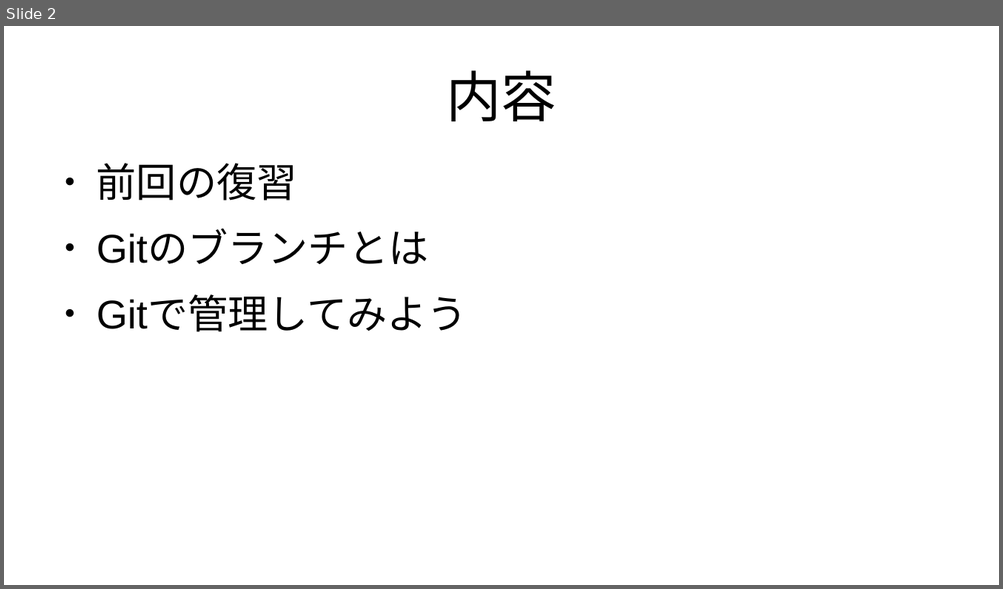
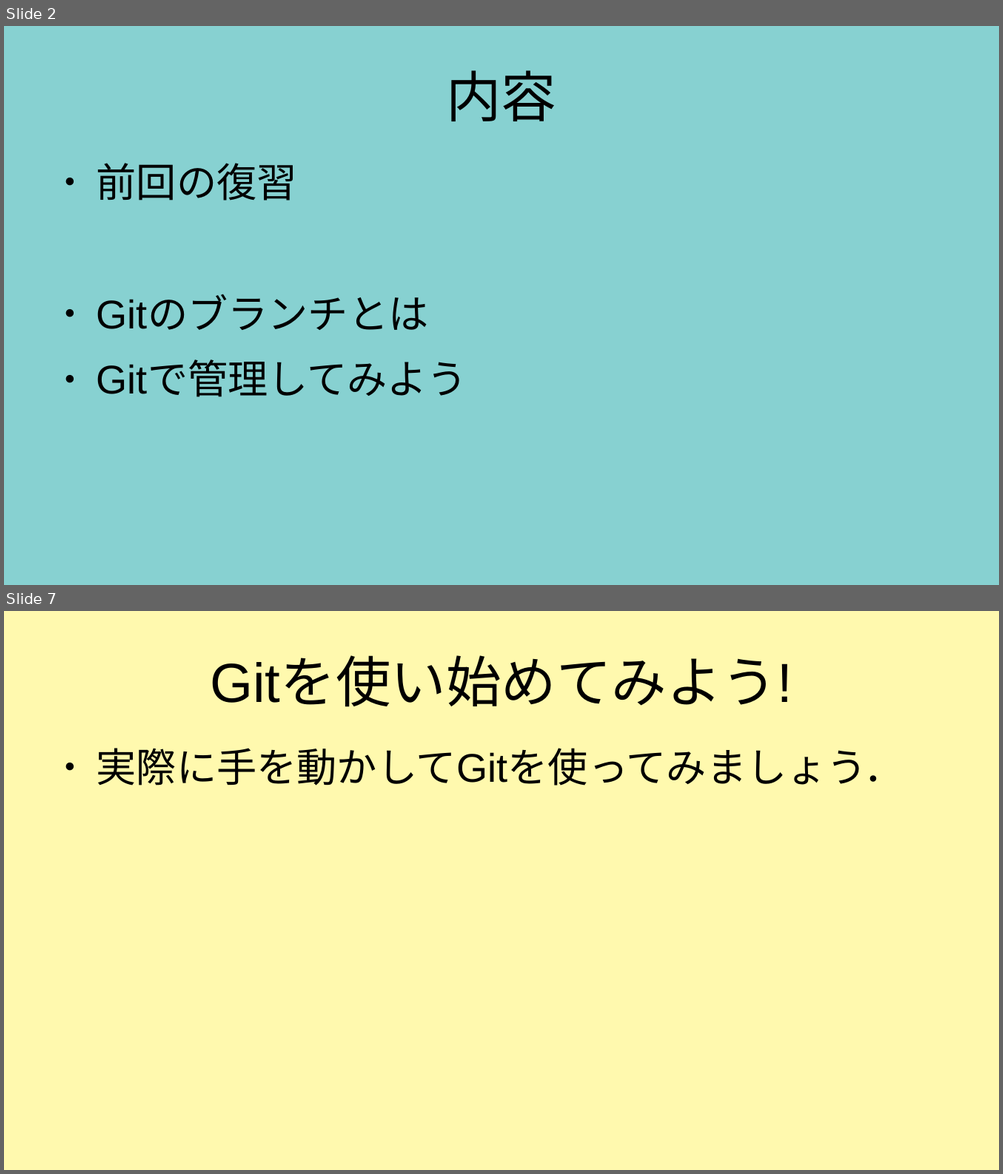
Before and after one commit to m17saitou/NMC-Git-Education, a slide deck: GitEducation02.odp. Shown one above the other, each under a label of ours: slide 2 before the commit, slides 2 and 7 after it; the slides between them are not shown. The pictures are 1003x589 and 1003x1174 pixels, drawn with LibreOffice and Linux fonts; fonts in the diff are those of the drawing. Boxes give left, top, right and bottom in pixels: in the first picture for what was removed or moved away, otherwise in the second. Text is boxed around its words. In the diff, an @@ line names an element or a change of style, - is before the commit and + after.

```diff
--- a/GitEducation02.odp
+++ b/GitEducation02.odp
@@ slide 7 added at (x1=4, y1=611, x2=999, y2=1170), background #FFF9AE @@
@@ title added at (x1=210, y1=658, x2=792, y2=707), 44 pt, text #000000 @@
+Gitを使い始めてみよう!
@@ text added at (x1=96, y1=748, x2=904, y2=786), 32 pt, text #000000 @@
+● 実際に手を動かしてGitを使ってみましょう．
@@ slide 2 changed as well @@
@@ background #FFFFFF to #87D1D1 @@
@@ text "前回の復習" rewrapped from (x1=96, y1=163, x2=467, y2=332) to (x1=96, y1=163, x2=467, y2=397) @@
```
Also in this commit, not shown: 1 other slide changed, 7 other slides added, 1 other file.
